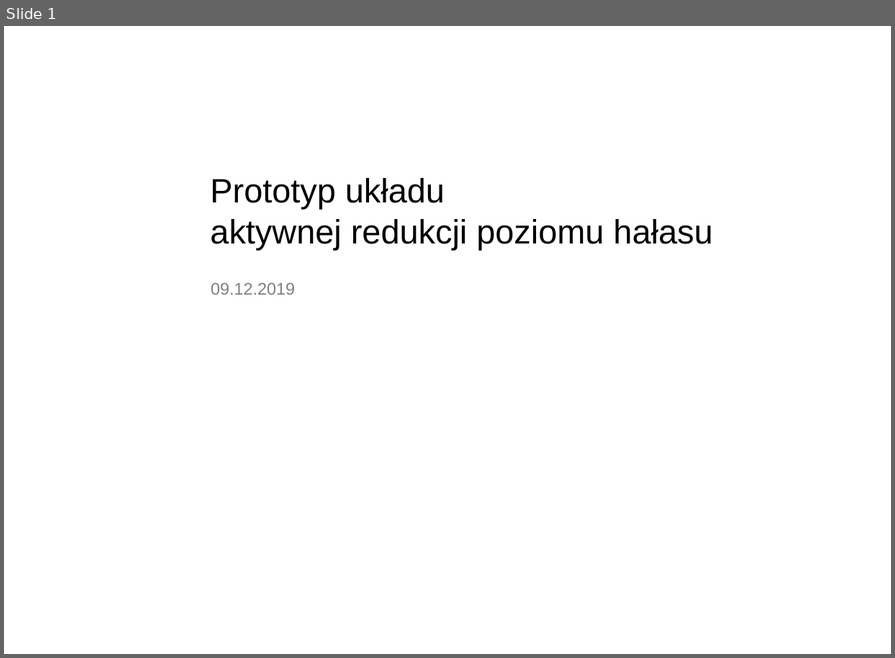
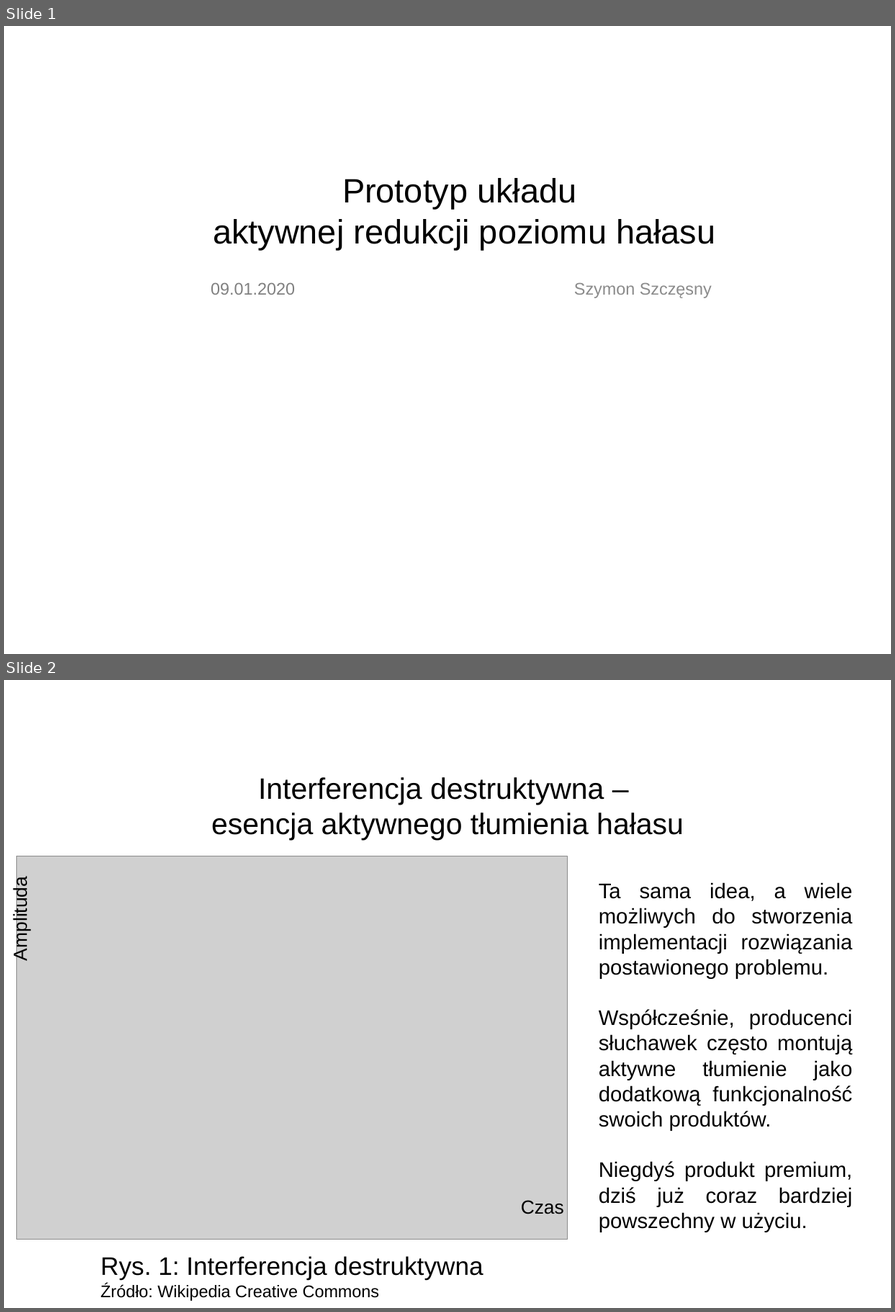
Before and after one commit to Stchena/ANC-Thesis, a slide deck: Assets/prezentacja_prototyp_ukladu_aktywnej_redukcji_poziomu_halasu.ppt. Shown one above the other, each under a label of ours: slide 1 before the commit, slides 1 and 2 after it. The pictures are 895x658 and 895x1312 pixels, drawn with LibreOffice and Linux fonts; fonts in the diff are those of the drawing; grey boxes stand for pictures; background and template pictures are left out. Boxes give left, top, right and bottom in pixels: in the first picture for what was removed or moved away, otherwise in the second. Text is boxed around its words. In the diff, an @@ line names an element or a change of style, - is before the commit and + after.

Commit message:
Fixing minor mistakes, formatting text and modifying the presentation.
Summary:
- Fixes
- New assets
- Changed formatting in a few spots
- Modified presentation
- Removed the copyright clausule from titlepage, it is an attachment now

```diff
--- a/Assets/prezentacja_prototyp_ukladu_aktywnej_redukcji_poziomu_halasu.ppt
+++ b/Assets/prezentacja_prototyp_ukladu_aktywnej_redukcji_poziomu_halasu.ppt
@@ slide 2 added at bbox=[4, 680, 891, 1308], background picture (left out) @@
@@ text added at bbox=[211, 777, 684, 841], 28 pt, text #000000 @@
+Interferencja destruktywna –
+esencja aktywnego tłumienia hałasu
@@ picture added at bbox=[17, 856, 568, 1239] @@
@@ text added at bbox=[10, 884, 31, 959], 18 pt, text #000000 @@
+Amplituda
@@ text added at bbox=[599, 882, 853, 1232], 20 pt, text #000000 @@
+Ta sama idea, a wiele możliwych do stworzenia implementacji rozwiązania postawionego problemu.
+Współcześnie, producenci słuchawek często montują aktywne tłumienie jako dodatkową funkcjonalność swoich produktów.
+Niegdyś produkt premium, dziś już coraz bardziej powszechny w użyciu.
@@ text added at bbox=[521, 1200, 564, 1214], 18 pt, text #000000 @@
+Czas
@@ text added at bbox=[100, 1256, 483, 1301], 24 pt, text #000000 @@
+Rys. 1: Interferencja destruktywna
+Źródło: Wikipedia Creative Commons
@@ slide 1 changed as well @@
@@ text "Prototyp układu aktywnej redukcji poziomu ..." at bbox=[213, 178, 715, 250]: alignment left to centre @@
@@ text at bbox=[211, 282, 295, 295]: text changed @@
-09.12.2019
+09.01.2020
@@ text added at bbox=[574, 282, 712, 298], 16 pt, text #8B8B8B @@
+Szymon Szczęsny
```
Also in this commit, not shown: 1 other slide changed, 9 other slides added, 8 slides removed, 12 other files.
